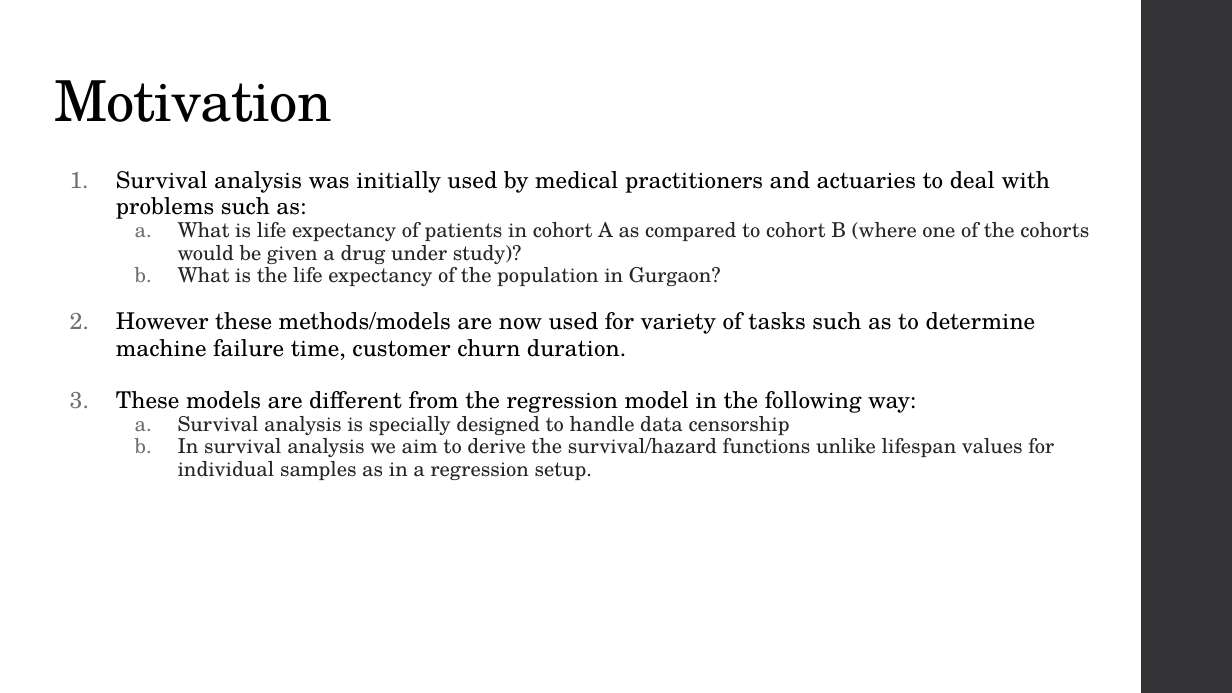
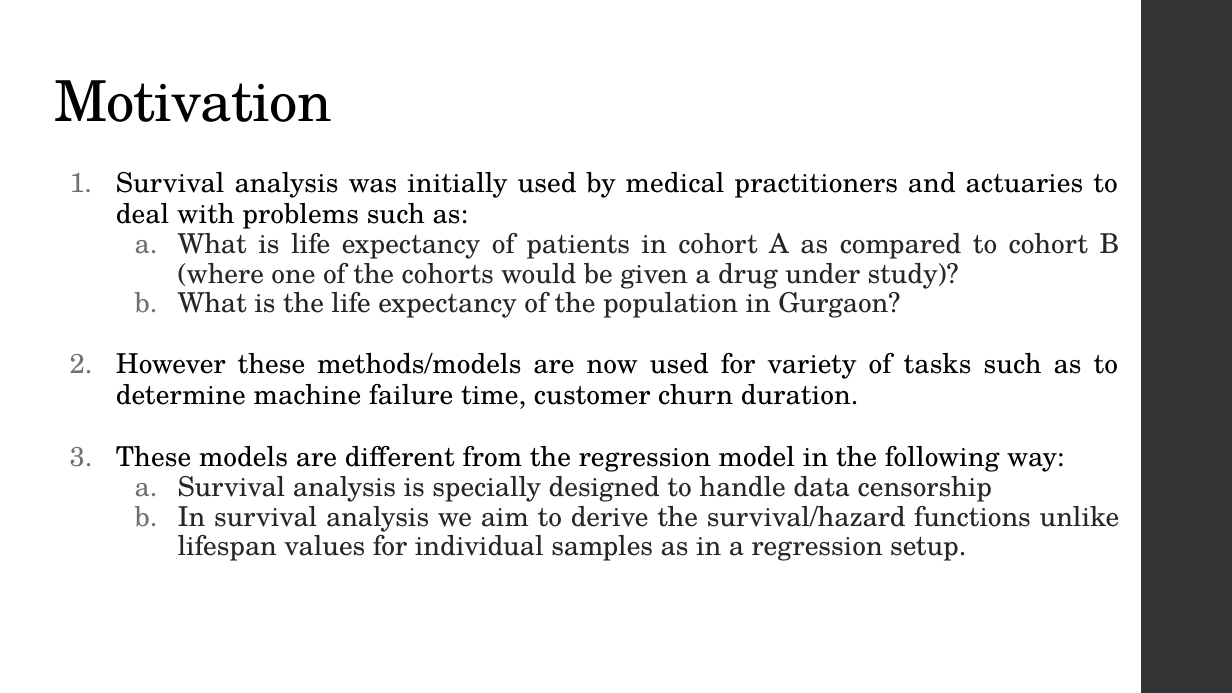
Before and after one commit to thisisashukla/survival-analysis, a slide deck: slide 4 of Survival Analytics.pptx. Drawn at 1232x693 pixels with LibreOffice and Linux fonts; fonts in the diff are those of the drawing. Boxes give left, top, right and bottom in pixels: in the first picture for what was removed or moved away, otherwise in the second. Text is boxed around its words. In the diff, an @@ line names an element or a change of style, - is before the commit and + after.

```diff
--- a/Survival Analytics.pptx
+++ b/Survival Analytics.pptx
@@ text "Survival analysis was initially used ..." at (116, 172, 1120, 561): size 13.5 to 16 pt in "Survival analysis was initially used by medical ...", "However these methods/models are now used for ...", "These models are different from the regression ..."; size 12 to 16 pt in "What is life expectancy of patients in ...", "What is the life expectancy of the ...", "Survival analysis is specially designed to handle ...", "In survival analysis we aim to derive ..."; alignment left to justified @@
```
Also in this commit, not shown: 3 other slides changed, 3 slides added, 4 other files.
